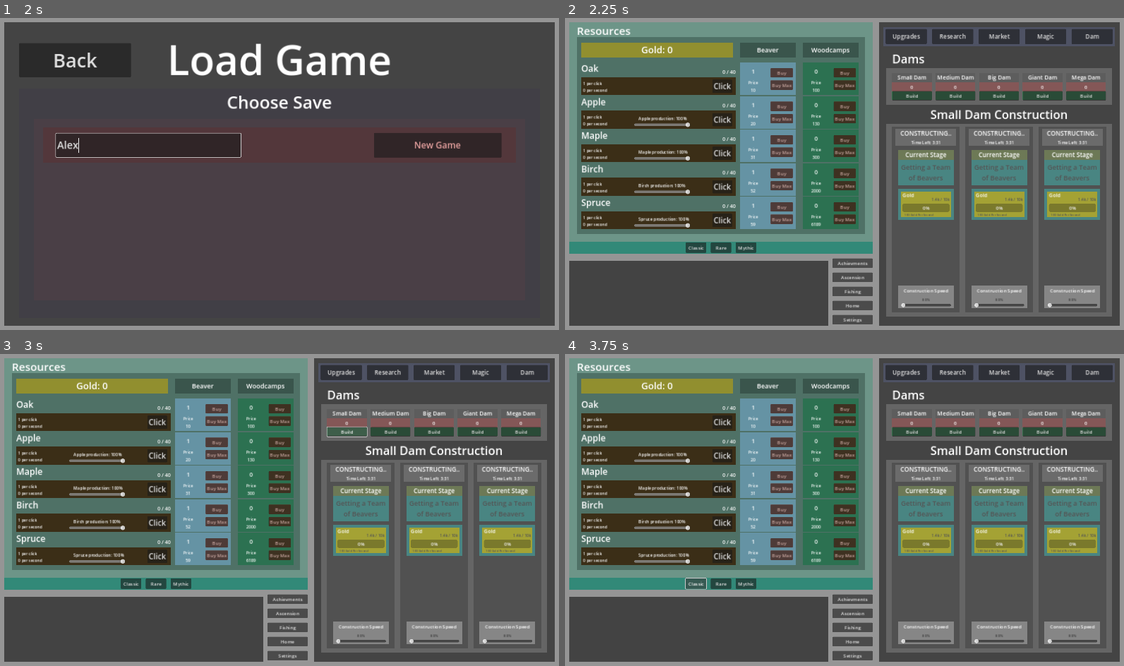
Above: before the commit, frames 1-4 (two rows, left to right).
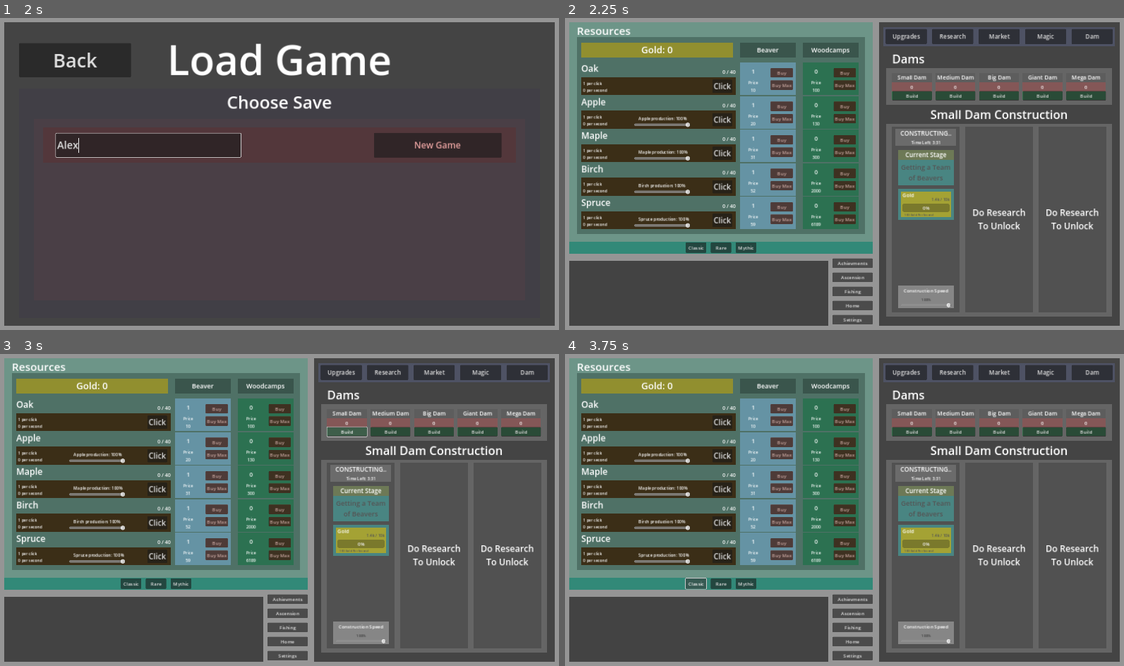
Above: after the commit, the same moments.

Repository: mdbernhards/BeaverIncremental
Game: Godot game, scene res://Scenes/game.tscn
Two runs of this game, one before a commit and one after it. Both use one fixed random seed, a clock stepped at 60 frames per second and the inputs below.
Inputs (mouse positions are in pixels of both pictures, inside the frame that each line leads up to):
- Up to frame 1 (2 s): click "PLAY" at 0.5 s; click (150, 145) at 1.27 s; type "Alex" at 1.35 s
- Up to frame 2 (2.25 s): click "New Game" at 2 s
- Up to frame 3 (3 s): click "Build" at 2.75 s
- Up to frame 4 (3.75 s): click "Classic" at 3.5 s

Frame 1 is identical in both runs. In frame 2, 6.9% of the frame differs, in the area x 60-97%, y 35-93%; in frame 3, 6.9%; in frame 4, 6.9%.

Commit message:
Dam logic and UI improvements
Added TODO list, so I don't lose it

Diff:
--- a/Scenes/GameMainScreenScenes/GameScenes/DamSection/constructionItem/construction_resource.gd
+++ b/Scenes/GameMainScreenScenes/GameScenes/DamSection/constructionItem/construction_resource.gd
@@ -1,7 +1,40 @@
 extends ColorRect
 
+# Nodes
+var ResourceNameLabel
+var ResourceNeededLabel
+var ResourceProgressBar
+var ResourcePerSecondLabel
+
+var ResourceType = "Oak":
+	set(value):
+		ResourceType = value
+		setupNodePaths()
+		setResource()
+
+var Needed = 1000
+var Colected = 0
+
 func _ready() -> void:
-	pass
+	setupNodePaths()
 
 func _process(delta: float) -> void:
-	pass
+	updateProgress()
+
+func updateProgress():
+	if ResourceProgressBar == null:
+		setupNodePaths()
+
+		ResourceNeededLabel.text = str(Colected) + "/" + str(Needed)
+		ResourceProgressBar.value = remap(Colected, 0, Needed, 0, 100)
+		ResourcePerSecondLabel.text = "4" # Need to setup first before I can display
+
+func setResource():
+	color = Values.ResourceValues[ResourceType]["Color"]
+	ResourceNameLabel.text = ResourceType
+
+func setupNodePaths():
+	ResourceNameLabel = $MC/VBox/ResourceNameLabel
+	ResourceNeededLabel = $MC/VBox/MC/ResourceNeededLabel
+	ResourceProgressBar = $MC/VBox/MC2/ResourceProgressBar
+	ResourcePerSecondLabel = $MC/VBox/MC3/ResourcePerSecondLabel
--- a/Scenes/GameMainScreenScenes/GameScenes/DamSection/constructionItem/construction_resource.tscn
+++ b/Scenes/GameMainScreenScenes/GameScenes/DamSection/constructionItem/construction_resource.tscn
@@ -32,7 +32,7 @@
 layout_mode = 2
 theme_override_constants/margin_top = -14
 
-[node name="ResourceSpentLabel" type="Label" parent="MC/VBox/MC"]
+[node name="ResourceNeededLabel" type="Label" parent="MC/VBox/MC"]
 layout_mode = 2
 theme_override_colors/font_color = Color(0.325441, 0.325441, 0.325441, 1)
 theme_override_font_sizes/font_size = 13
--- a/Scenes/GameMainScreenScenes/GameScenes/DamSection/construction_item.gd
+++ b/Scenes/GameMainScreenScenes/GameScenes/DamSection/construction_item.gd
@@ -3,21 +3,30 @@
 @export var DamType : Dams.DamEnum:
 	set(value):
 		DamType = value
+
+		setupNodePaths()
 		setItemStage()
 
-@export var ItemNum : ItemNumberEnum:
+@export var ItemNum : Dams.ItemNumberEnum:
 	set(value):
 		ItemNum = value
 
-enum ItemNumberEnum {
-	one,
-	two,
-	three,
+var DamStage : DamStageEnum:
+	set(value):
+		DamStage = value
+		setItemVisability(value)
+
+enum DamStageEnum {
+	Construction,
+	Ready,
+	Locked
 }
 
 # Nodes
 var LockedVBox
 var UnlockedVBox
+var PriceLabel
+var CantAffordRect
 
 # Construction Nodes
 var CurrentConstructionVBox
@@ -26,37 +35,115 @@
 var StageNameLabel
 var ResourceList
 var ConstructionPrecentigeLabel
-var ConstructionSpeedSlider
+
+var DamData = SaveData.DamData[DamType]
+var DamsConstData = Dams.Dams
 
 func _ready() -> void:
 	setupNodePaths()
+	setItemStage()
 
 func _process(delta: float) -> void:
-	pass
+	setCantAffordRect()
+
+func setCantAffordRect():
+	if checkIfCanAfford():
+		CantAffordRect.visible = false
+	else:
+		CantAffordRect.visible = true
+
+func setItemVisability(stage):
+	hideAllConstructionStages()
+
+	if stage == DamStageEnum.Construction:
+		CurrentConstructionVBox.visible = true
+	elif stage == DamStageEnum.Ready:
+		UnlockedVBox.visible = true
+		PriceLabel.text = getPriceText()
+	elif stage == DamStageEnum.Locked:
+		LockedVBox.visible = true
 
 func setItemStage():
-	var damData = SaveData.DamData[DamType]
+	DamData = SaveData.DamData[DamType]
 
-	if damData["AvailableBuilds"] >= ItemNum:
-		setStageVisibility(true)
+	if DamData["AvailableBuilds"] >= ItemNum:
+		if DamData["CurrentlyInProgress"].size() > 0:
+			DamStage = DamStageEnum.Construction
+		else:
+			DamStage = DamStageEnum.Ready
 	else:
-		setStageVisibility(false)
-
-func setStageVisibility(canConstruct):
-	hideAllConstructionStages()
-
-	if canConstruct:
-		if SaveData.DamData["CurrentlyInProgress"].empty():
-			UnlockedVBox.visible = true
-		else:
-			CurrentConstructionVBox.visible = true
-	else:
-		LockedVBox.visible = true
+		DamStage = DamStageEnum.Locked
 
 func hideAllConstructionStages():
 	CurrentConstructionVBox.visible = false
 	LockedVBox.visible = false
 	UnlockedVBox.visible = false
+
+func _on_start_building_button_button_down() -> void:
+	if checkIfCanAfford():
+		removeResources()
+		DamStage = DamStageEnum.Construction
+
+func startConstruction():
+	DamType = Dams.DamEnum
+
+func getPriceText():
+	var PriceText = ""
+
+	var startingPriceData = Dams.Dams[DamType]["StartingPrice"]
+
+	for costType in startingPriceData.keys():
+		var cost = startingPriceData[costType]
+
+		if cost > 0:
+			PriceText += str(cost) + " " + costType.replace("Cost", "") + "\n"
+
+	return PriceText.strip_edges()
+
+func removeResources():
+	var Storage = SaveData.Resources
+	var DamCosts = Dams.Dams[DamType]["StartingPrice"]
+
+	Storage["Oak"]["Count"] -= DamCosts["OakCost"]
+	Storage["Apple"]["Count"] -= DamCosts["AppleCost"]
+	Storage["Maple"]["Count"] -= DamCosts["MapleCost"]
+	Storage["Birch"]["Count"] -= DamCosts["BirchCost"]
+	Storage["Spruce"]["Count"] -= DamCosts["SpruceCost"]
+	Storage["Chestnut"]["Count"] -= DamCosts["ChestnutCost"]
+	Storage["Cherry"]["Count"] -= DamCosts["CherryCost"]
+	Storage["Ash"]["Count"] -= DamCosts["AshCost"]
+	Storage["Cedar"]["Count"] -= DamCosts["CedarCost"]
+	Storage["Mahogany"]["Count"] -= DamCosts["MahoganyCost"]
+	Storage["Ebony"]["Count"] -= DamCosts["EbonyCost"]
+	Storage["Dogwood"]["Count"] -= DamCosts["DogwoodCost"]
+	Storage["Rosewood"]["Count"] -= DamCosts["RosewoodCost"]
+	Storage["Ghost Gum"]["Count"] -= DamCosts["Ghost GumCost"]
+	Storage["Dragonwood"]["Count"] -= DamCosts["DragonwoodCost"]
+	SaveData.Gold["Count"] -= DamCosts["GoldCost"]
+
+func checkIfCanAfford():
+	var Storage = SaveData.Resources
+	var DamCosts = Dams.Dams[DamType]["StartingPrice"]
+
+	if (DamCosts["OakCost"] <= Storage["Oak"]["Count"]
+	and DamCosts["AppleCost"] <= Storage["Apple"]["Count"]
+	and DamCosts["MapleCost"] <= Storage["Maple"]["Count"]
+	and DamCosts["BirchCost"] <= Storage["Birch"]["Count"]
+	and DamCosts["SpruceCost"] <= Storage["Spruce"]["Count"]
+	and DamCosts["ChestnutCost"] <= Storage["Chestnut"]["Count"]
+	and DamCosts["CherryCost"] <= Storage["Cherry"]["Count"]
+	and DamCosts["AshCost"] <= Storage["Ash"]["Count"]
+	and DamCosts["CedarCost"] <= Storage["Cedar"]["Count"]
+	and DamCosts["MahoganyCost"] <= Storage["Mahogany"]["Count"]
+	and DamCosts["EbonyCost"] <= Storage["Ebony"]["Count"]
+	and DamCosts["DogwoodCost"] <= Storage["Dogwood"]["Count"]
+	and DamCosts["RosewoodCost"] <= Storage["Rosewood"]["Count"]
+	and DamCosts["Ghost GumCost"] <= Storage["Ghost Gum"]["Count"]
+	and DamCosts["DragonwoodCost"] <= Storage["Dragonwood"]["Count"]
+	and DamCosts["GoldCost"] <= SaveData.Gold["Count"]):
+		return true
+
+	return false
 
 func setupNodePaths():
 	CurrentConstructionVBox = $CurrentConstructionVBox
@@ -67,4 +154,8 @@
 	StageNameLabel = $CurrentConstructionVBox/MC2/VBox/ColorRect2/StageNameLabel
 	ResourceList = $CurrentConstructionVBox/MC3/MC/ResourceList
 	ConstructionPrecentigeLabel = $CurrentConstructionVBox/VBox/MC/ColorRect/VBox/MC2/ContructionPrecentigeLabel
-	ConstructionSpeedSlider = $CurrentConstructionVBox/VBox/MC/ColorRect/VBox/MC3/ConstructionSpeedSlider
+	PriceLabel = $UnlockedVBox/MC/VBox/PriceLabel
+	CantAffordRect = $UnlockedVBox/ColorRect/StartBuildingButton/CantAffordRect
+
+func _on_construction_speed_slider_value_changed(value: float) -> void:
+	ConstructionPrecentigeLabel.text = str(value) + "%"
--- a/Scenes/GameMainScreenScenes/GameScenes/DamSection/construction_item.tscn
+++ b/Scenes/GameMainScreenScenes/GameScenes/DamSection/construction_item.tscn
@@ -16,6 +16,7 @@
 color = Color(0.31802, 0.31802, 0.31802, 1)
 
 [node name="CurrentConstructionVBox" type="VBoxContainer" parent="."]
+visible = false
 layout_mode = 2
 theme_override_constants/separation = 13
 
@@ -160,7 +161,7 @@
 layout_mode = 2
 theme_override_colors/font_color = Color(0.219501, 0.219501, 0.219501, 1)
 theme_override_font_sizes/font_size = 12
-text = "80%"
+text = "100%"
 horizontal_alignment = 1
 
 [node name="MC3" type="MarginContainer" parent="CurrentConstructionVBox/VBox/MC/ColorRect/VBox"]
@@ -170,6 +171,7 @@
 
 [node name="ConstructionSpeedSlider" type="HSlider" parent="CurrentConstructionVBox/VBox/MC/ColorRect/VBox/MC3"]
 layout_mode = 2
+value = 100.0
 
 [node name="LockedVBox" type="VBoxContainer" parent="."]
 visible = false
@@ -185,12 +187,11 @@
 vertical_alignment = 1
 
 [node name="UnlockedVBox" type="VBoxContainer" parent="."]
-visible = false
-layout_mode = 2
-theme_override_constants/separation = 25
-alignment = 1
+layout_mode = 2
+theme_override_constants/separation = 12
 
 [node name="WaitingLabel" type="Label" parent="UnlockedVBox"]
+custom_minimum_size = Vector2(0, 130)
 layout_mode = 2
 size_flags_vertical = 1
 theme_override_font_sizes/font_size = 30
@@ -215,3 +216,51 @@
 theme_override_font_sizes/font_size = 23
 text = "Start
 Building"
+
+[node name="CantAffordRect" type="ColorRect" parent="UnlockedVBox/ColorRect/StartBuildingButton"]
+layout_mode = 1
+anchors_preset = 15
+anchor_right = 1.0
+anchor_bottom = 1.0
+grow_horizontal = 2
+grow_vertical = 2
+color = Color(0.941176, 0, 0, 0.32549)
+
+[node name="MC" type="MarginContainer" parent="UnlockedVBox"]
+layout_mode = 2
+theme_override_constants/margin_left = 25
+theme_override_constants/margin_top = 0
+theme_override_constants/margin_right = 25
+theme_override_constants/margin_bottom = 0
+
+[node name="Rect" type="ColorRect" parent="UnlockedVBox/MC"]
+layout_mode = 2
+color = Color(0.266575, 0.266575, 0.266575, 1)
+
+[node name="VBox" type="VBoxContainer" parent="UnlockedVBox/MC"]
+layout_mode = 2
+theme_override_constants/separation = 6
+
+[node name="PriceTextLabel" type="Label" parent="UnlockedVBox/MC/VBox"]
+layout_mode = 2
+size_flags_vertical = 1
+theme_override_font_sizes/font_size = 20
+text = "Price"
+horizontal_alignment = 1
+
+[node name="PriceLabel" type="Label" parent="UnlockedVBox/MC/VBox"]
+layout_mode = 2
+size_flags_vertical = 1
+theme_override_font_sizes/font_size = 13
+text = "1 Oak wood
+3 Apple wood
+3 Apple wood
+3 Apple wood
+3 Apple wood"
+horizontal_alignment = 1
+
+[node name="EmptySpace" type="MarginContainer" parent="UnlockedVBox/MC/VBox"]
+layout_mode = 2
+
+[connection signal="value_changed" from="CurrentConstructionVBox/VBox/MC/ColorRect/VBox/MC3/ConstructionSpeedSlider" to="." method="_on_construction_speed_slider_value_changed"]
+[connection signal="button_down" from="UnlockedVBox/ColorRect/StartBuildingButton" to="." method="_on_start_building_button_button_down"]
--- a/Scenes/GameMainScreenScenes/GameScenes/DamSection/dam_construction.gd
+++ b/Scenes/GameMainScreenScenes/GameScenes/DamSection/dam_construction.gd
@@ -2,31 +2,30 @@
 
 # Nodes
 var ConstructionLabel
+var ConstructionItem1
+var ConstructionItem2
+var ConstructionItem3
 
-@export var DamType : DamEnum:
+@export var DamType : Dams.DamEnum:
 	set(value):
 		setupNodePaths()
 		DamType = value
 
 		match value:
-			DamEnum.SmallDam:
+			Dams.DamEnum.SmallDam:
 				ConstructionLabel.text = "Small Dam Construction"
-			DamEnum.MediumDam:
+			Dams.DamEnum.MediumDam:
 				ConstructionLabel.text = "Medium Dam Construction"
-			DamEnum.BigDam:
+			Dams.DamEnum.BigDam:
 				ConstructionLabel.text = "Big Dam Construction"
-			DamEnum.GiantDam:
+			Dams.DamEnum.GiantDam:
 				ConstructionLabel.text = "Giant Dam Construction"
-			DamEnum.MegaDam:
+			Dams.DamEnum.MegaDam:
 				ConstructionLabel.text = "Mega Dam Construction"
 
-enum DamEnum {
-	SmallDam,
-	MediumDam,
-	BigDam,
-	GiantDam,
-	MegaDam,
-}
+		ConstructionItem1.DamType = value
+		ConstructionItem2.DamType = value
+		ConstructionItem3.DamType = value
 
 func _ready() -> void:
 	setupNodePaths()
@@ -36,3 +35,6 @@
 
 func setupNodePaths():
 	ConstructionLabel = $ConstructionLabel
+	ConstructionItem1 = $MC2/MC/ConstructionHBox/ConstructionItem1
+	ConstructionItem2 = $MC2/MC/ConstructionHBox/ConstructionItem2
+	ConstructionItem3 = $MC2/MC/ConstructionHBox/ConstructionItem3
--- a/Scenes/GameMainScreenScenes/GameScenes/DamSection/dam_construction.tscn
+++ b/Scenes/GameMainScreenScenes/GameScenes/DamSection/dam_construction.tscn
@@ -38,8 +38,8 @@
 
 [node name="ConstructionItem2" parent="MC2/MC/ConstructionHBox" instance=ExtResource("1_qe463")]
 layout_mode = 2
-ItemNum = 1
+ItemNum = 2
 
 [node name="ConstructionItem3" parent="MC2/MC/ConstructionHBox" instance=ExtResource("1_qe463")]
 layout_mode = 2
-ItemNum = 2
+ItemNum = 3
--- a/Scenes/GameMainScreenScenes/GameScenes/dam_section.gd
+++ b/Scenes/GameMainScreenScenes/GameScenes/dam_section.gd
@@ -7,17 +7,9 @@
 var GiantDamConstruction
 var MegaDamConstruction
 
-enum DamEnum {
-	SmallDam,
-	MediumDam,
-	BigDam,
-	GiantDam,
-	MegaDam,
-}
-
 func _ready() -> void:
 	setupNodePaths()
-	showConstructionPage(DamEnum.SmallDam)
+	showConstructionPage(Dams.DamEnum.SmallDam)
 
 func _process(delta: float) -> void:
 	pass
@@ -26,15 +18,15 @@
 	hideAllConstruction()
 
 	match damType:
-		DamEnum.SmallDam:
+		Dams.DamEnum.SmallDam:
 			SmallDamConstruction.visible = true
-		DamEnum.MediumDam:
+		Dams.DamEnum.MediumDam:
 			MediumDamConstruction.visible = true
-		DamEnum.BigDam:
+		Dams.DamEnum.BigDam:
 			BigDamConstruction.visible = true
-		DamEnum.GiantDam:
+		Dams.DamEnum.GiantDam:
 			GiantDamConstruction.visible = true
-		DamEnum.MegaDam:
+		Dams.DamEnum.MegaDam:
 			MegaDamConstruction.visible = true
 
 func hideAllConstruction():
--- a/singletons/SaveData.gd
+++ b/singletons/SaveData.gd
@@ -1175,7 +1175,7 @@
 	Dams.DamEnum.SmallDam : {
 		"AvailableBuilds" : 1,
 		"Count" : 0,
-		"CurrentlyInProgress" : [],
+		"CurrentlyInProgress" : [4],
 	},
 	Dams.DamEnum.MediumDam : {
 		"AvailableBuilds" : 1,
--- a/singletons/constantData/Dams.gd
+++ b/singletons/constantData/Dams.gd
@@ -15,6 +15,12 @@
 	Fourth,
 }
 
+enum ItemNumberEnum {
+	one = 1,
+	two = 2,
+	three = 3,
+}
+
 var Dams = {
 	DamEnum.SmallDam : {
 		"Name" : "Small Dam",
Not shown, added: ToDo.txt
